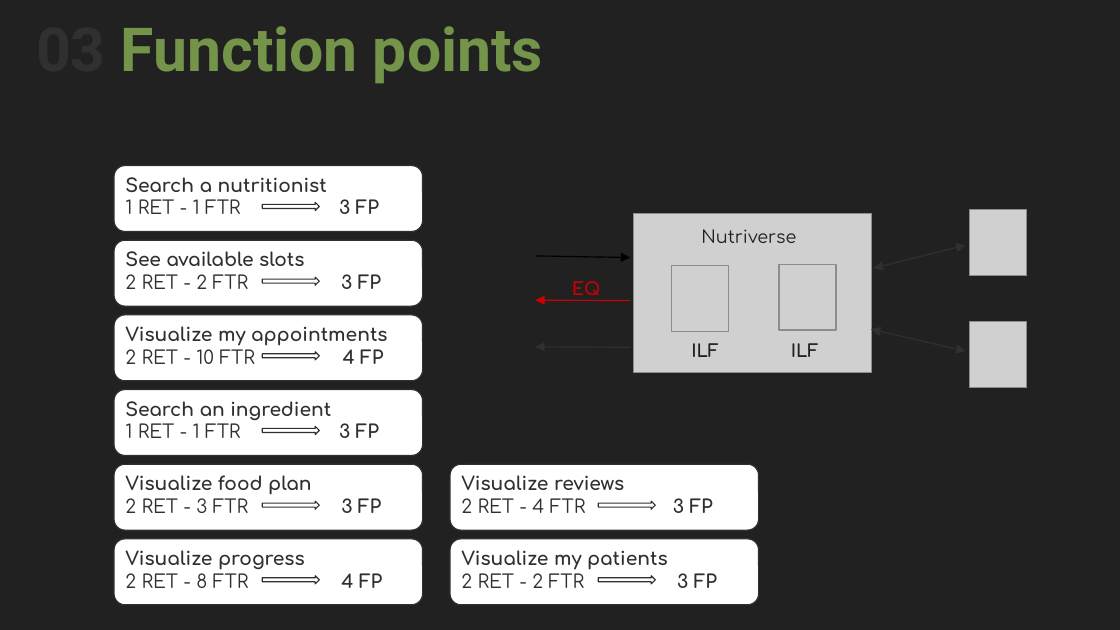
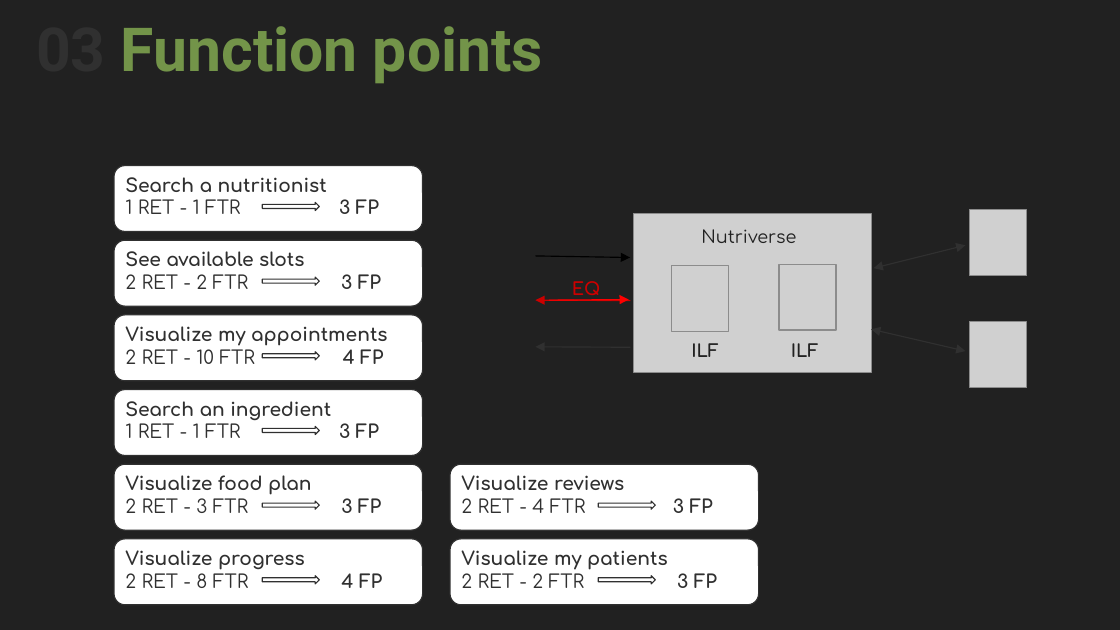
Before and after one commit to mariadianacalugaru/lab_AP, a slide deck: slide 26 of documentazione/Presentation.pptx (slide 25 before the commit). Drawn at 1120x630 pixels with LibreOffice and Linux fonts; fonts in the diff are those of the drawing; grey boxes stand for pictures; background and template pictures are left out. Boxes give left, top, right and bottom in pixels: in the first picture for what was removed or moved away, otherwise in the second. Text is boxed around its words. In the diff, an @@ line names an element or a change of style, - is before the commit and + after.

Commit message:
fix presentation

```diff
--- a/documentazione/Presentation.pptx
+++ b/documentazione/Presentation.pptx
@@ arrow added from (549, 300) to (628, 299), #FF0000 0.75 pt @@
```
Also in this commit, not shown: 6 other slides changed.
